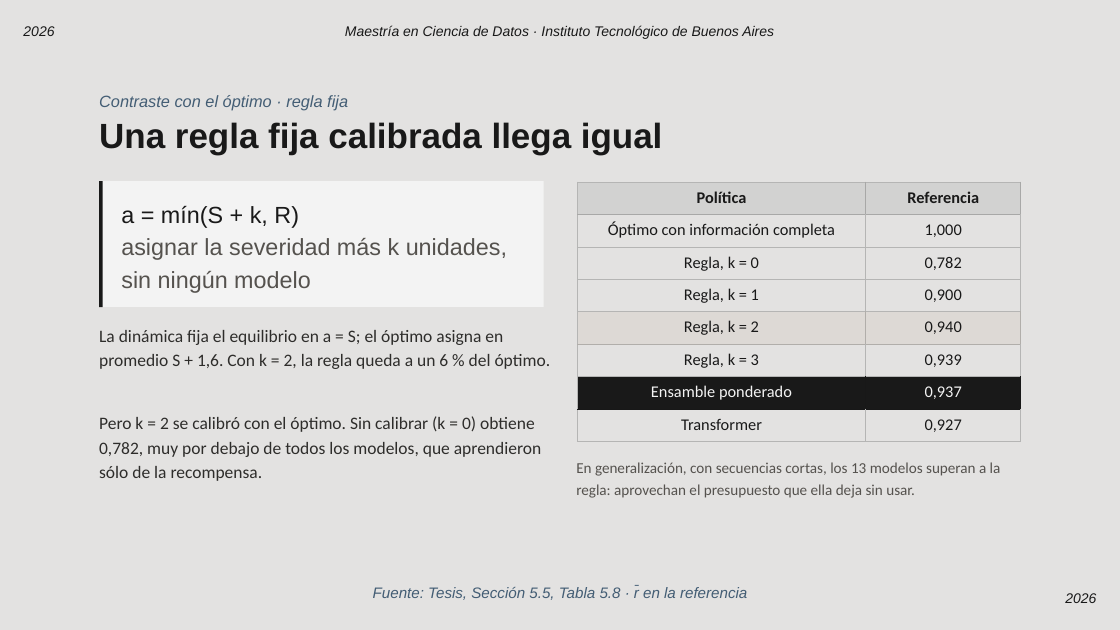
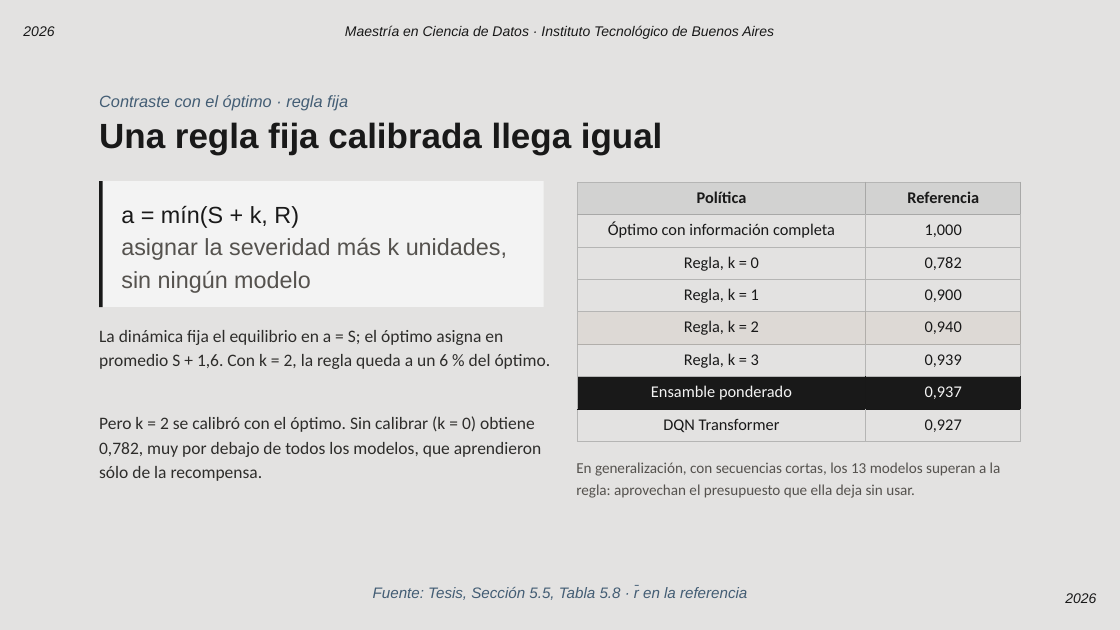
Before and after one commit to Maximiliano0/mPES, a slide deck: slide 18 of writings/out/mPES — Defensa de tesis.pptx. Drawn at 1120x630 pixels with LibreOffice and Linux fonts; fonts in the diff are those of the drawing; background and template pictures are left out. Boxes give left, top, right and bottom in pixels: in the first picture for what was removed or moved away, otherwise in the second. Text is boxed around its words. In the diff, an @@ line names an element or a change of style, - is before the commit and + after.

```diff
--- a/writings/out/mPES — Defensa de tesis.pptx
+++ b/writings/out/mPES — Defensa de tesis.pptx
@@ table at (578,182,1022,442) @@
-row 8, column 1: Transformer
+row 8, column 1: DQN Transformer
```
Also in this commit, not shown: 14 other slides changed.
